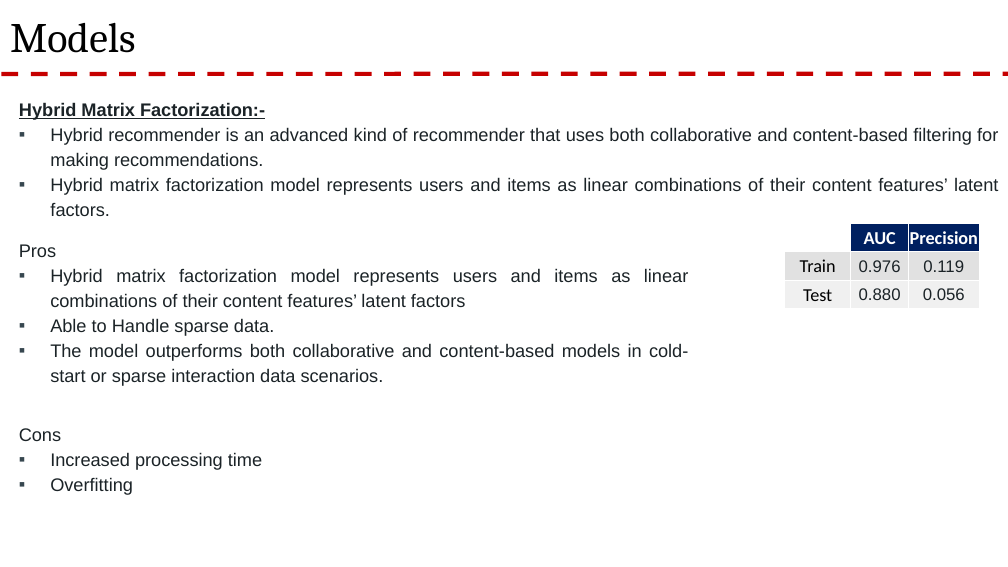
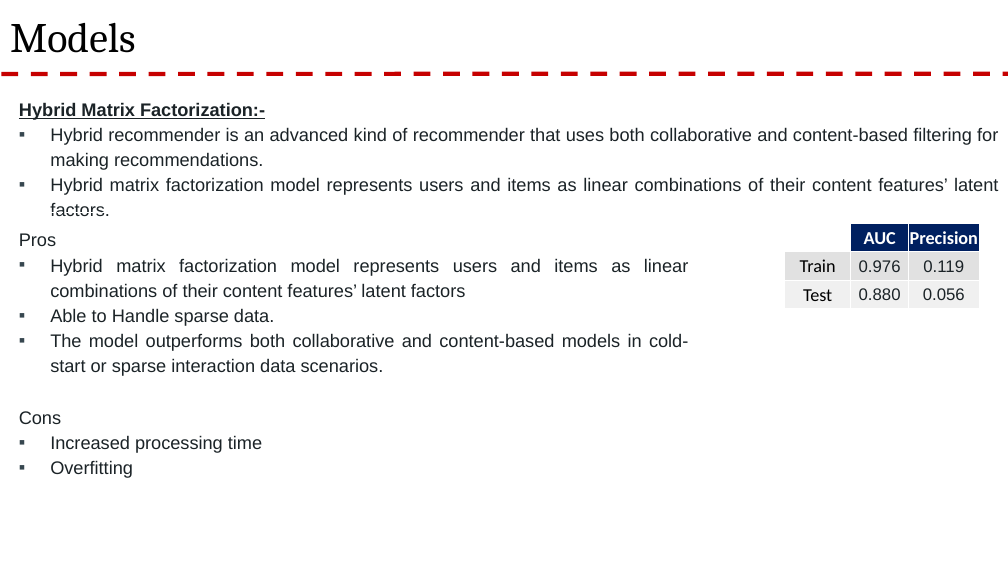
Before and after one commit to rnair7163/Restaurant-Recommendation-System-using-Yelp-Dataset, a slide deck: slide 17 of PPT/Yelp Presentation.pptx (slide 16 before the commit). Drawn at 1008x567 pixels with LibreOffice and Linux fonts; fonts in the diff are those of the drawing; background and template pictures are left out. Boxes give left, top, right and bottom in pixels: in the first picture for what was removed or moved away, otherwise in the second. Text is boxed around its words. In the diff, an @@ line names an element or a change of style, - is before the commit and + after.

```diff
--- a/PPT/Yelp Presentation.pptx
+++ b/PPT/Yelp Presentation.pptx
@@ rectangle "Pros": place and size @@
-rectangle "Pros" at [9,224,699,392]
+rectangle "Pros" at [9,213,699,381]
@@ rectangle "Cons": place and size @@
-rectangle "Cons" at [9,407,743,499]
+rectangle "Cons" at [9,390,743,482]
```
Also in this commit, not shown: 2 other slides changed, 1 slide added.
